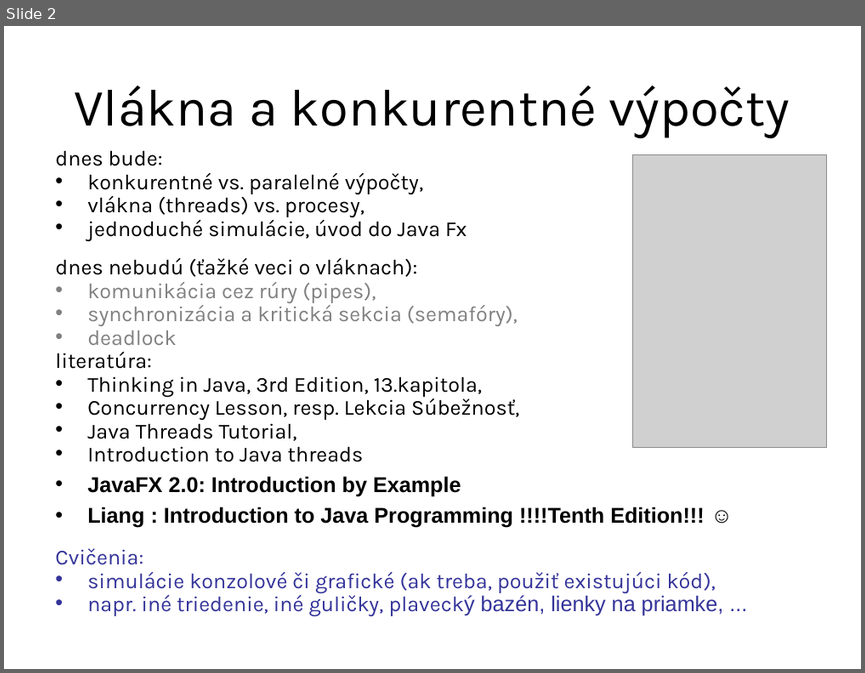
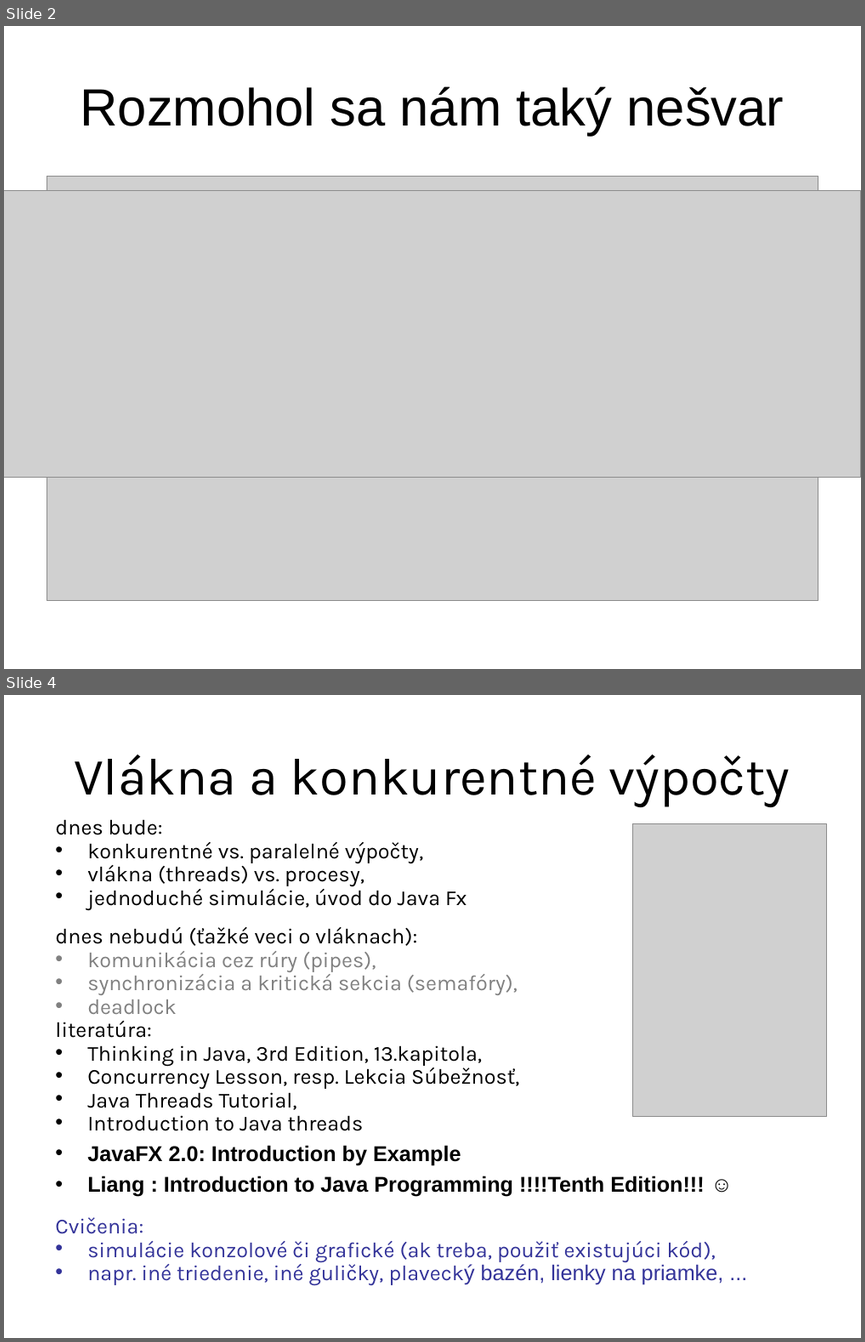
Before and after one commit to Programovanie4/Prednasky, a slide deck: 09/09_java.ppt. Shown one above the other, each under a label of ours: slide 2 before the commit, slides 2 and 4 after it; the slides between them are not shown. The pictures are 865x673 and 865x1342 pixels, drawn with LibreOffice and Linux fonts; fonts in the diff are those of the drawing; grey boxes stand for pictures. Boxes give left, top, right and bottom in pixels: in the first picture for what was removed or moved away, otherwise in the second. Text is boxed around its words. In the diff, an @@ line names an element or a change of style, - is before the commit and + after.

```diff
--- a/09/09_java.ppt
+++ b/09/09_java.ppt
@@ slide 2 added at (4,26,861,669), background #FFFFFF @@
@@ title added at (80,86,784,136), 44 pt, text #000000 @@
+Rozmohol sa nám taký nešvar
@@ picture added at (46,176,818,600) @@
@@ picture added at (4,191,860,477) @@
@@ what was slide 2 is now slide 4 @@
```
Also in this commit, not shown: 2 slides changed, 1 other slide added, 1 slide removed, 1 other file.
